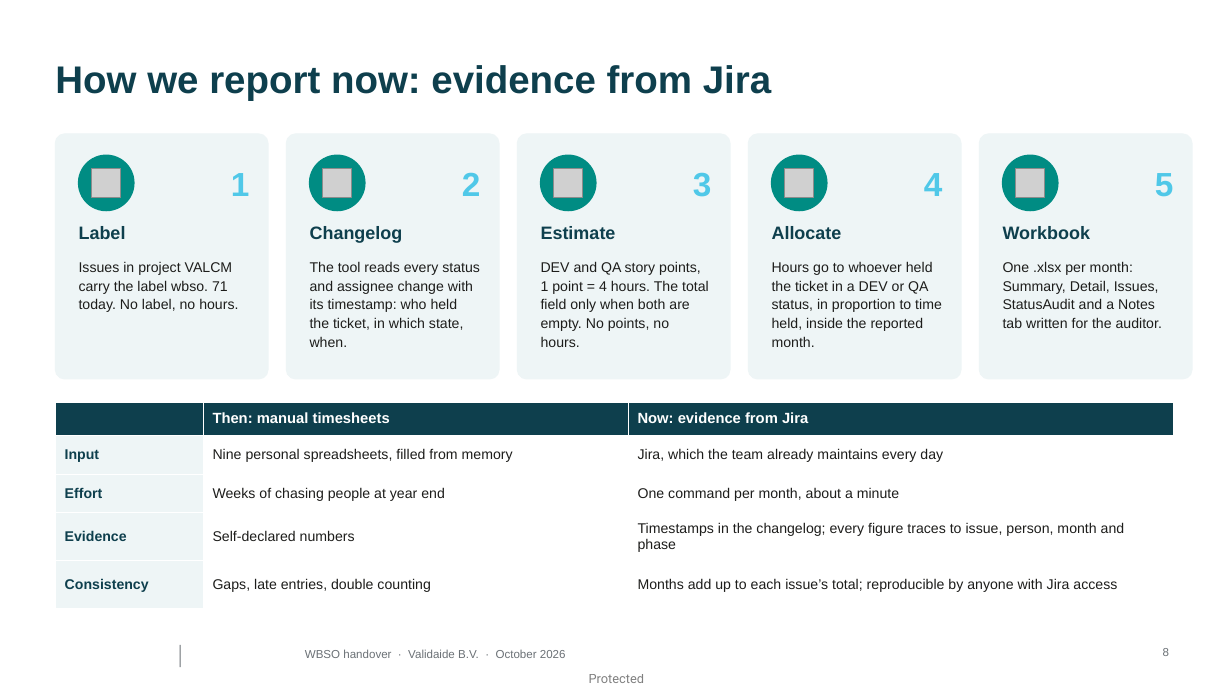
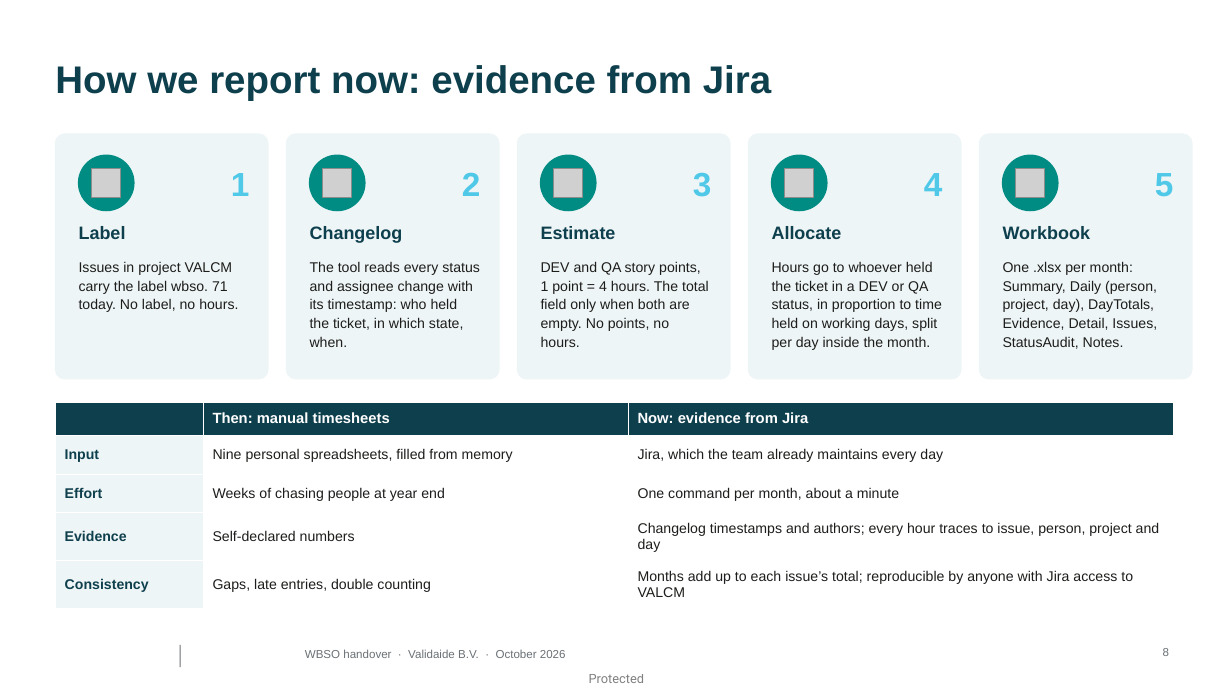
Before and after one commit to validaide-gianluigi-disconzi/reporting-utils, a slide deck: slide 8 of wbso/docs/WBSO_handover.pptx. Drawn at 1232x693 pixels with LibreOffice and Linux fonts; fonts in the diff are those of the drawing; grey boxes stand for pictures; background and template pictures are left out. Boxes give left, top, right and bottom in pixels: in the first picture for what was removed or moved away, otherwise in the second. Text is boxed around its words. In the diff, an @@ line names an element or a change of style, - is before the commit and + after.

```diff
--- a/wbso/docs/WBSO_handover.pptx
+++ b/wbso/docs/WBSO_handover.pptx
@@ text at [772, 261, 942, 350]: text changed @@
-Hours go to whoever held the ticket in a DEV or QA status, in proportion to time held, inside the reported month.
+Hours go to whoever held the ticket in a DEV or QA status, in proportion to time held on working days, split per day inside the month.
@@ text at [1003, 261, 1157, 349]: text changed @@
-One .xlsx per month: Summary, Detail, Issues, StatusAudit and a Notes tab written for the auditor.
+One .xlsx per month: Summary, Daily (person, project, day), DayTotals, Evidence, Detail, Issues, StatusAudit, Notes.
@@ table at [55, 402, 1174, 609] @@
-row 4, column 3: Timestamps in the changelog; every figure traces to issue, person, month and phase
+row 4, column 3: Changelog timestamps and authors; every hour traces to issue, person, project and day
-row 5, column 3: Months add up to each issue’s total; reproducible by anyone with Jira access
+row 5, column 3: Months add up to each issue’s total; reproducible by anyone with Jira access to VALCM
```
Also in this commit, not shown: 6 other slides changed, 2 other files.
